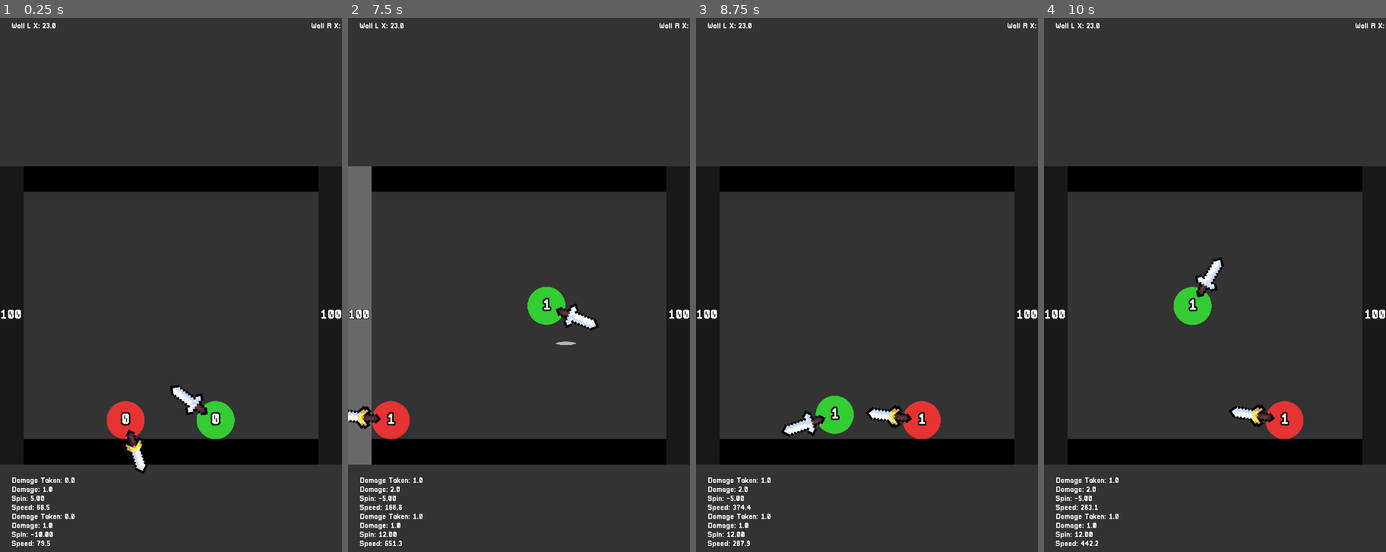
Above: before the commit, frames 1-4 (left to right).
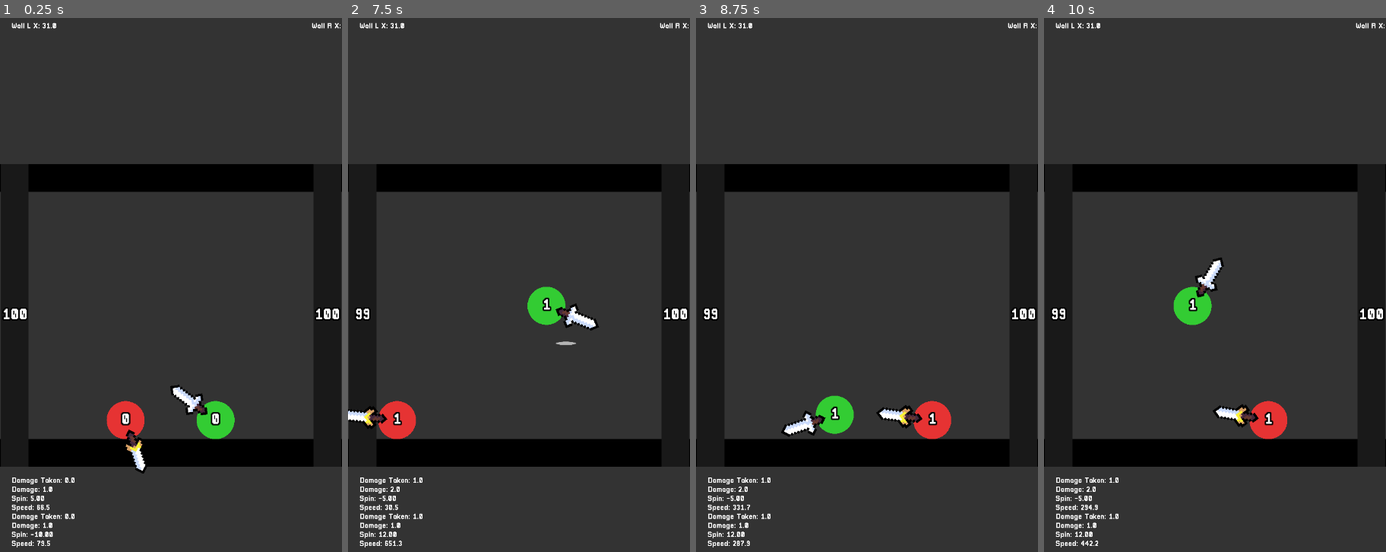
Above: after the commit, the same moments.

Repository: HarryLin349/Super-Smash-Balls
Game: Godot game, scene res://Main.tscn
Two runs of this game, one before a commit and one after it. Both use one fixed random seed, a clock stepped at 60 frames per second and the inputs below.
Inputs:
- Up to frame 1 (0.25 s): no input
- Up to frame 2 (7.5 s): no input
- Up to frame 3 (8.75 s): no input
- Up to frame 4 (10 s): no input

The runs differ from the first frame. In frame 1, 2.5% of the frame differs, in the area x 0-100%, y 0-85%; in frame 2, 6.6%, in the area x 0-100%, y 0-93%; in frame 3, 3.4%; in frame 4, 3.6%.

Commit message:
add sfx for walls and floor

Diff:
--- a/Ball.gd
+++ b/Ball.gd
@@ -45,11 +45,13 @@
 var _suppress_knockback_until := 0
 var _last_damage_knockback_ms := 0
 var _smoke_texture: Texture2D = null
+var _last_hitstun_bounce_ms := 0
 
 var damage_taken := 0.0
 
 @onready var hp_label: Label = $HpLabel
 @onready var hitstun_trail_layer: Node2D = $HitstunTrailLayer
+@onready var sfx_floor_tom: AudioStreamPlayer2D = $SfxFloorTom
 
 func _ready() -> void:
 	var material := PhysicsMaterial.new()
@@ -94,6 +96,7 @@
 	if _flash_timer > 0.0:
 		_flash_timer = max(_flash_timer - delta, 0.0)
 		queue_redraw()
+	_update_hp_label_transform()
 	_last_velocity = linear_velocity
 
 func _draw() -> void:
@@ -138,6 +141,8 @@
 func _on_body_entered(body: Node) -> void:
 	if body is Ball:
 		linear_velocity *= ball_bounce_damp
+	if _in_hitstun and (body is Wall or body is Floor):
+		_play_hitstun_bounce_sfx()
 
 func _hit_stop() -> void:
 	if _hit_stop_active:
@@ -184,6 +189,19 @@
 	hp_label.add_theme_color_override("font_outline_color", Color(0, 0, 0, 1))
 	hp_label.add_theme_constant_override("outline_size", 12)
 
+func _update_hp_label_transform() -> void:
+	hp_label.rotation = -rotation
+
+func _play_hitstun_bounce_sfx() -> void:
+	if sfx_floor_tom == null:
+		return
+	var now := Time.get_ticks_msec()
+	if now - _last_hitstun_bounce_ms < 80:
+		return
+	_last_hitstun_bounce_ms = now
+	sfx_floor_tom.pitch_scale = randf_range(0.8, 1.2)
+	sfx_floor_tom.play()
+
 func _spawn_hitstun_particle() -> void:
 	var particle := Sprite2D.new()
 	particle.texture = _smoke_texture
--- a/Ball.tscn
+++ b/Ball.tscn
@@ -1,32 +1,32 @@
-[gd_scene load_steps=7 format=3]
+[gd_scene load_steps=8 format=3 uid="uid://cdsoyasi8vk3c"]
 
-[ext_resource type="Script" path="res://SwordBall.gd" id=1]
-[ext_resource type="Texture2D" path="res://sword.png" id=2]
-[ext_resource type="AudioStream" path="res://sfx/sword-slash.mp3" id=3]
-[ext_resource type="AudioStream" path="res://sfx/metal-clang.mp3" id=4]
+[ext_resource type="Script" path="res://SwordBall.gd" id="1"]
+[ext_resource type="Texture2D" uid="uid://bswdmdqxjmidm" path="res://sword.png" id="2"]
+[ext_resource type="AudioStream" uid="uid://bfusr0dnwtpom" path="res://sfx/sword-slash.mp3" id="3"]
+[ext_resource type="AudioStream" uid="uid://4vax64ipyh0" path="res://sfx/metal-clang.mp3" id="4"]
+[ext_resource type="AudioStream" uid="uid://dl61i4aq4orlm" path="res://sfx/low-floor-tom.mp3" id="5"]
 
-[sub_resource type="CircleShape2D" id=1]
+[sub_resource type="CircleShape2D" id="1"]
 radius = 26.0
 
-[sub_resource type="RectangleShape2D" id=2]
+[sub_resource type="RectangleShape2D" id="2"]
 size = Vector2(60, 14)
 
 [node name="Ball" type="RigidBody2D"]
-script = ExtResource( 1 )
 collision_layer = 4
-collision_mask = 1
+script = ExtResource("1")
 
 [node name="CollisionShape2D" type="CollisionShape2D" parent="."]
-shape = SubResource( 1 )
+shape = SubResource("1")
 
 [node name="HpLabel" type="Label" parent="."]
 offset_left = -60.0
 offset_top = -20.0
 offset_right = 60.0
 offset_bottom = 20.0
+text = "100"
 horizontal_alignment = 1
 vertical_alignment = 1
-text = "100"
 
 [node name="HitstunTrailLayer" type="Node2D" parent="."]
 z_index = 5
@@ -36,23 +36,23 @@
 [node name="Sword" type="Area2D" parent="SwordPivot"]
 collision_layer = 2
 collision_mask = 6
-monitoring = true
-monitorable = true
 
 [node name="Sprite2D" type="Sprite2D" parent="SwordPivot/Sword"]
-texture = ExtResource( 2 )
+rotation = 0.785398
 scale = Vector2(0.08, 0.08)
-rotation = 0.785398
+texture = ExtResource("2")
 
 [node name="CollisionShape2D" type="CollisionShape2D" parent="SwordPivot/Sword"]
-shape = SubResource( 2 )
+shape = SubResource("2")
 
 [node name="SfxSlash" type="AudioStreamPlayer2D" parent="."]
-stream = ExtResource( 3 )
+stream = ExtResource("3")
 volume_db = -6.0
-autoplay = false
 
 [node name="SfxClash" type="AudioStreamPlayer2D" parent="."]
-stream = ExtResource( 4 )
+stream = ExtResource("4")
 volume_db = -6.0
-autoplay = false
+
+[node name="SfxFloorTom" type="AudioStreamPlayer2D" parent="."]
+stream = ExtResource("5")
+volume_db = -6.0
--- a/DaggerBall.tscn
+++ b/DaggerBall.tscn
@@ -1,9 +1,10 @@
-[gd_scene load_steps=7 format=3]
+[gd_scene load_steps=8 format=3]
 
 [ext_resource type="Script" path="res://DaggerBall.gd" id=1]
 [ext_resource type="Texture2D" path="res://Daggericon.png" id=2]
 [ext_resource type="AudioStream" path="res://sfx/sword-slash.mp3" id=3]
 [ext_resource type="AudioStream" path="res://sfx/metal-clang.mp3" id=4]
+[ext_resource type="AudioStream" path="res://sfx/low-floor-tom.mp3" id=5]
 
 [sub_resource type="CircleShape2D" id=1]
 radius = 30.0
@@ -56,3 +57,8 @@
 stream = ExtResource( 4 )
 volume_db = -6.0
 autoplay = false
+
+[node name="SfxFloorTom" type="AudioStreamPlayer2D" parent="."]
+stream = ExtResource( 5 )
+volume_db = -6.0
+autoplay = false
--- a/Main.gd
+++ b/Main.gd
@@ -1,9 +1,9 @@
 extends Node2D
 
 @export var arena_size := 520.0
-@export var wall_thickness := 54.0
+@export var wall_thickness := 58.0
 @export var out_of_bounds_min_x := -100.0
-@export var out_of_bounds_max_x := 1200.0
+@export var out_of_bounds_max_x := 1000.0
 @export var slowmo_scale := 0.5
 @export var slowmo_duration := 1.0
 
@@ -19,7 +19,7 @@
 @onready var wall_left_x_label: Label = $UI/WallLeftX
 @onready var wall_right_x_label: Label = $UI/WallRightX
 
-var walldist := 50
+var walldist := 60
 
 var _stats_timer := 0.0
 var _game_over := false
--- a/Wall.gd
+++ b/Wall.gd
@@ -29,10 +29,10 @@
 		hp_label.offset_bottom = 0.0
 		hp_label.horizontal_alignment = HORIZONTAL_ALIGNMENT_CENTER
 		hp_label.vertical_alignment = VERTICAL_ALIGNMENT_CENTER
-		hp_label.add_theme_font_size_override("font_size", 28)
+		hp_label.add_theme_font_size_override("font_size", 32)
 		hp_label.add_theme_color_override("font_color", Color(1, 1, 1, 1))
 		hp_label.add_theme_color_override("font_outline_color", Color(0, 0, 0, 1))
-		hp_label.add_theme_constant_override("outline_size", 4)
+		hp_label.add_theme_constant_override("outline_size", 12)
 		hp_label.z_index = 10
 		hp_label.z_as_relative = false
 
@@ -41,20 +41,18 @@
 		return
 	var ball: Ball = body
 	var speed := ball.linear_velocity.length()
+	hp -= 1
 	if ball.is_in_hitstun():
 		var damage: int = max(int(ceil(abs(speed / 100.0))), 1)
-		if damage > 0:
-			hp -= damage
-			if hp <= 0:
-				_disable_wall()
-			else:
-				_flash(damage_color)
-				_update_hp_label()
-		else:
-			_flash(bounce_color)
+		hp -= damage
+		_flash(damage_color)
 	else:
-		hp -= 1
 		_flash(bounce_color)
+	if hp <= 0:
+		_disable_wall()
+	else:
+		_update_hp_label()
+
 
 func _flash(color: Color) -> void:
 	visual.color = color
Not shown: 1 places in Main.tscn that only renumber resources
Not shown, added: sfx/low-floor-tom.mp3.import
Not shown, added: .DS_Store
Not shown, added: sfx/low-floor-tom.mp3
Not shown, changed: sfx/metal-clang.mp3
